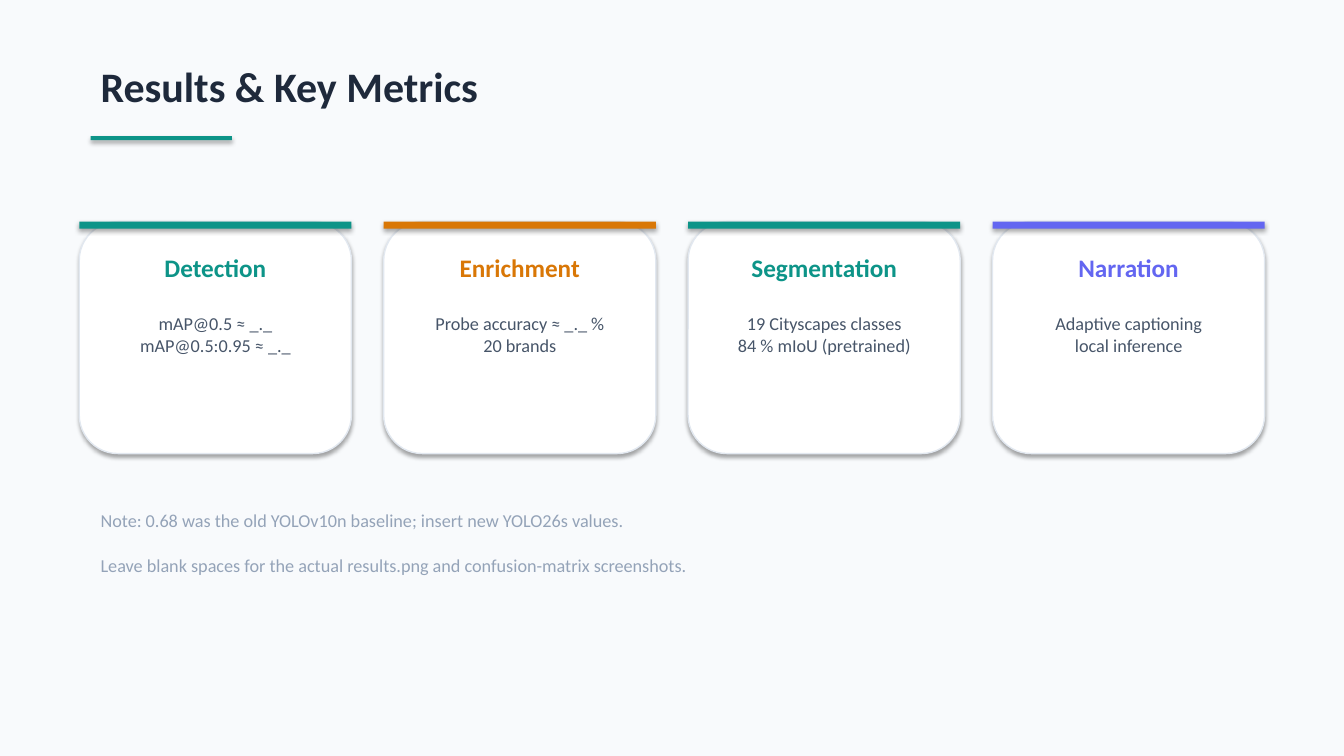
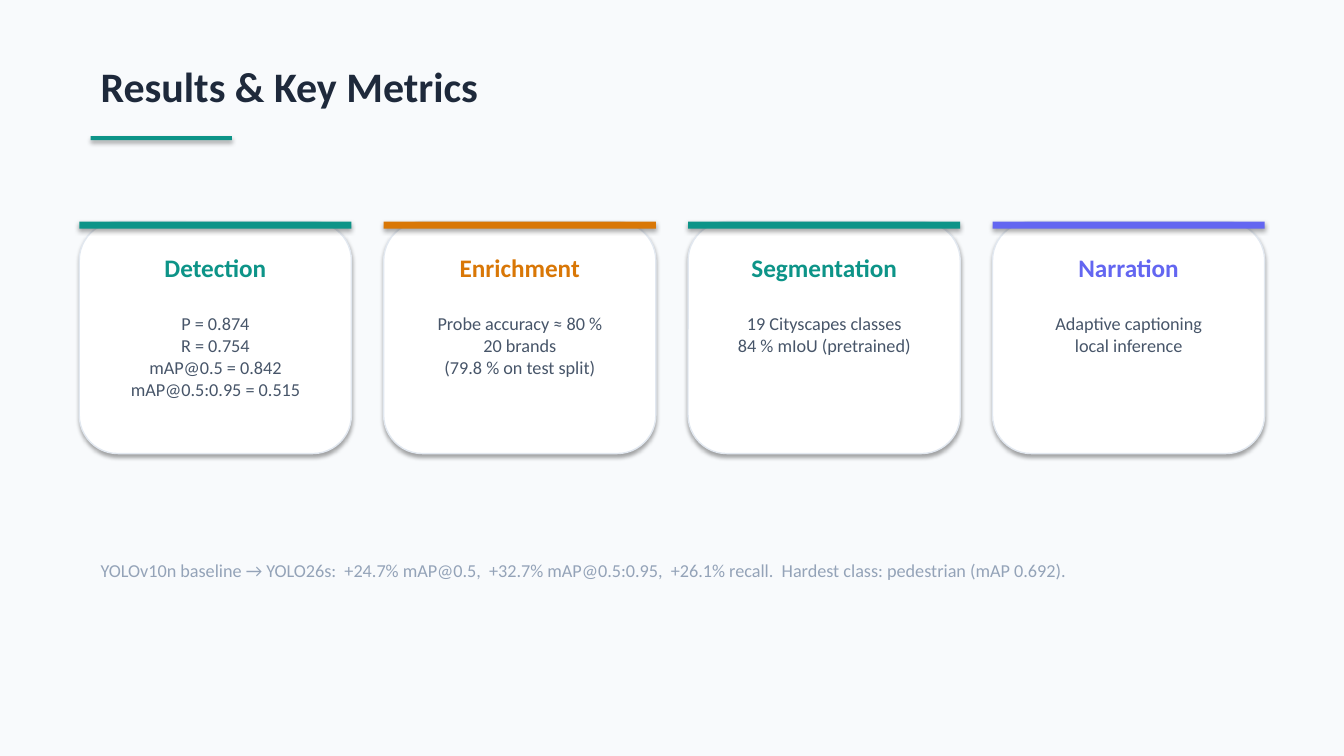
Before and after one commit to dydy2010/computer_vision_hslu_2026, a slide deck: slide 16 of Computer_Vision_Presentation.pptx. Drawn at 1344x756 pixels with LibreOffice and Linux fonts; fonts in the diff are those of the drawing. Boxes give left, top, right and bottom in pixels: in the first picture for what was removed or moved away, otherwise in the second. Text is boxed around its words. In the diff, an @@ line names an element or a change of style, - is before the commit and + after.

```diff
--- a/Computer_Vision_Presentation.pptx
+++ b/Computer_Vision_Presentation.pptx
@@ text at bbox=[131, 317, 300, 398]: text changed @@
-mAP@0.5 ≈ _._
-mAP@0.5:0.95 ≈ _._
+P = 0.874
+R = 0.754
+mAP@0.5 = 0.842
+mAP@0.5:0.95 = 0.515
@@ text at bbox=[438, 317, 585, 333]: text changed @@
-Probe accuracy ≈ _._ %
+Probe accuracy ≈ 80 %
@@ text at bbox=[444, 361, 596, 377]: paragraph added @@
+(79.8 % on test split)
@@ text at bbox=[101, 564, 1065, 580]: text changed @@
-Note: 0.68 was the old YOLOv10n baseline; insert new YOLO26s values.
+YOLOv10n baseline → YOLO26s: +24.7% mAP@0.5, +32.7% mAP@0.5:0.95, +26.1% recall. Hardest class: pedestrian (mAP 0.692).
@@ text removed at bbox=[101, 559, 686, 575] @@
-Leave blank spaces for the actual results.png and confusion-matrix screenshots.
```
Also in this commit, not shown: 6 other slides changed, 12 other files.
